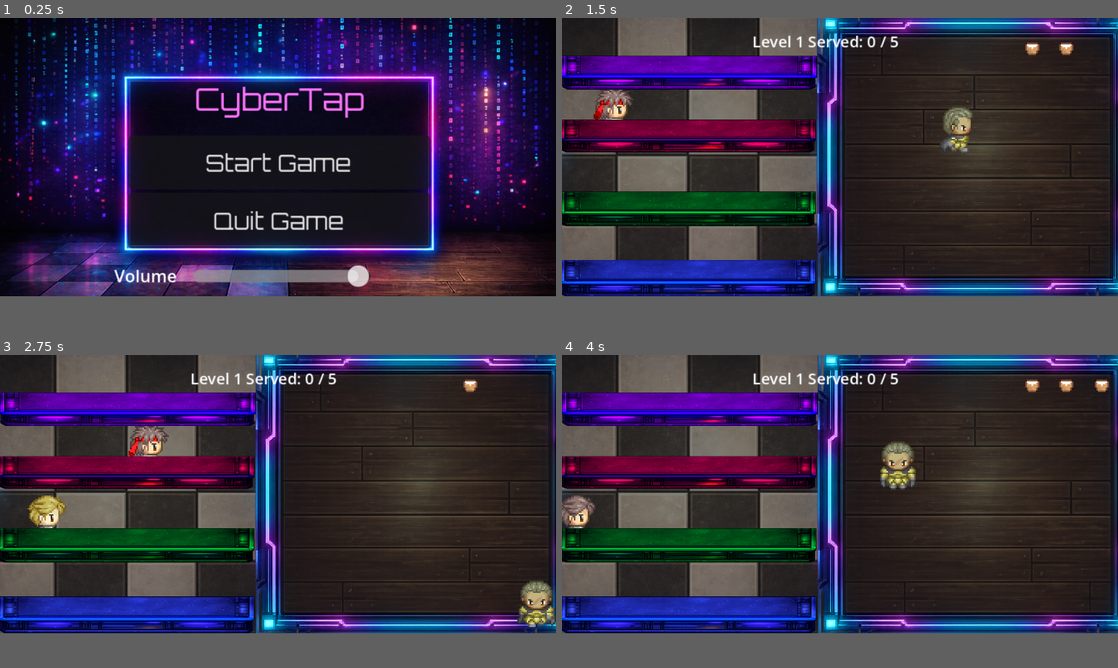
Above: before the commit, frames 1-4 (two rows, left to right).
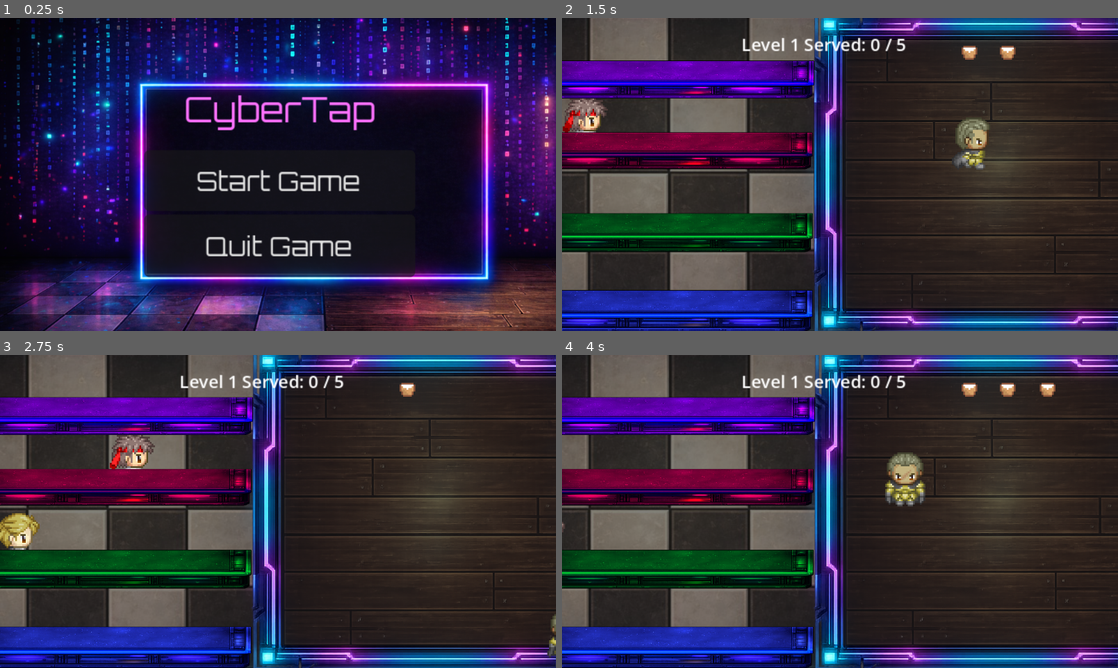
Above: after the commit, the same moments.

Repository: CCV-JamesNye/Game-Programming
Game: Godot game, scene res://Scenes/main_menu.tscn
Same seed, same stepped clock (60 frames per second), same inputs: the game is played once before the commit and once after it.
Inputs:
- Up to frame 1 (0.25 s): no input
- Up to frame 2 (1.5 s): click "Start Game" at 0.5 s; hold D (right) from 1.28 s (still down); hold E (serve) from 1.28 s (still down)
- Up to frame 3 (2.75 s): release D (right) at 2.03 s; release E (serve) at 2.03 s; hold S (down) from 2.03 s (still down); tap E (serve) at 2.1 s
- Up to frame 4 (4 s): release S (down) at 2.78 s; hold D (right) 2.78-3.5 s; hold E (serve) 2.78-3.5 s; click "Try Again" at 3.5 s
In our replay, the window is 800x400 before the commit and 800x450 after it. These sizes can differ from the game's own. Grey fills any space a smaller window leaves; there, only what the larger window draws over its background counts as a difference.

The runs differ from the first frame. In frame 1, 56% of the frame differs, in the area x 0-100%, y 0-100%; in frame 2, 52%; in frame 3, 51%; in frame 4, 52%.
Error after the commit: Invalid assignment of property or key 'value' with value of type 'float' on a base object of type 'null instance'. (res://Scripts/CyberTap-Bar-Logic.gd:32)

Commit message:
Fixed Window Ratios
-game was set to 360 x 180 and window override was not set.
- changed to 320 x 180, 16:9
- window override @ 1920 x 1080
game should scale properly for modern screens but I won't have to resize assets.

Diff:
--- a/cyber-tap/Scenes/CyberTapBar.tscn
+++ b/cyber-tap/Scenes/CyberTapBar.tscn
@@ -614,6 +614,22 @@
 theme_override_font_sizes/font_size = 20
 text = "Quit Game"
 
+[node name="VolumeSlider" type="HSlider" parent="PauseMenu/Panel" unique_id=1918597969]
+layout_mode = 0
+offset_left = 232.0
+offset_top = 90.0
+offset_right = 326.0
+offset_bottom = 106.0
+
+[node name="VolumeLabel" type="Label" parent="PauseMenu/Panel" unique_id=361134292]
+layout_mode = 0
+offset_left = 257.0
+offset_top = 71.0
+offset_right = 298.0
+offset_bottom = 94.0
+theme_override_font_sizes/font_size = 11
+text = "Volume"
+
 [node name="ColorRect2" type="ColorRect" parent="PauseMenu" unique_id=437454723]
 offset_left = 211.0
 offset_top = 116.0
--- a/cyber-tap/Scenes/health_bar.tscn
+++ b/cyber-tap/Scenes/health_bar.tscn
@@ -20,9 +20,9 @@
 anchors_preset = 1
 anchor_left = 1.0
 anchor_right = 1.0
-offset_left = -70.0
+offset_left = -100.0
 offset_top = 12.0
-offset_right = -2.0
+offset_right = -32.0
 offset_bottom = 27.0
 grow_horizontal = 0
 metadata/_edit_use_anchors_ = true
--- a/cyber-tap/Scenes/main_menu.tscn
+++ b/cyber-tap/Scenes/main_menu.tscn
@@ -61,6 +61,7 @@
 text = "Quit Game"
 
 [node name="MusicVolumeSlider" type="HSlider" parent="." unique_id=1104311962]
+visible = false
 layout_mode = 0
 offset_left = 125.0
 offset_top = 159.0
@@ -71,6 +72,7 @@
 value = 1.0
 
 [node name="Label" type="Label" parent="." unique_id=1463062228]
+visible = false
 layout_mode = 0
 offset_left = 74.0
 offset_top = 159.0
--- a/cyber-tap/Scripts/CyberTap-Bar-Logic.gd
+++ b/cyber-tap/Scripts/CyberTap-Bar-Logic.gd
@@ -16,7 +16,7 @@
 @onready var quit_game: Button = $PauseMenu/Panel/VBoxContainer/QuitGame
 @onready var toggle_shake: Button = $PauseMenu/ToggleShake
 @onready var level_progress_label: Label = $HealthBar/LevelProgressLabel
-@onready var music_volume_slider: HSlider = $PauseMenu/MusicVolumeSlider
+@onready var volume_slider: HSlider = $PauseMenu/Panel/VolumeSlider
 
 
 
@@ -29,8 +29,8 @@
 	toggle_shake.pressed.connect(_on_toggle_shake_pressed)
 	update_shake_button_text()
 	update_level_progress_ui()
-	music_volume_slider.value = SceneManager.get_music_volume()
-	music_volume_slider.value_changed.connect(_on_music_volume_changed)
+	volume_slider.value = SceneManager.get_music_volume()
+	volume_slider.value_changed.connect(_on_music_volume_changed)
 
 func _on_music_volume_changed(value: float) -> void:
 	SceneManager.set_music_volume(value)
--- a/cyber-tap/project.godot
+++ b/cyber-tap/project.godot
@@ -21,8 +21,10 @@
 
 [display]
 
-window/size/viewport_width=360
+window/size/viewport_width=320
 window/size/viewport_height=180
+window/size/window_width_override=1920
+window/size/window_height_override=1080
 window/stretch/mode="canvas_items"
 
 [input]
